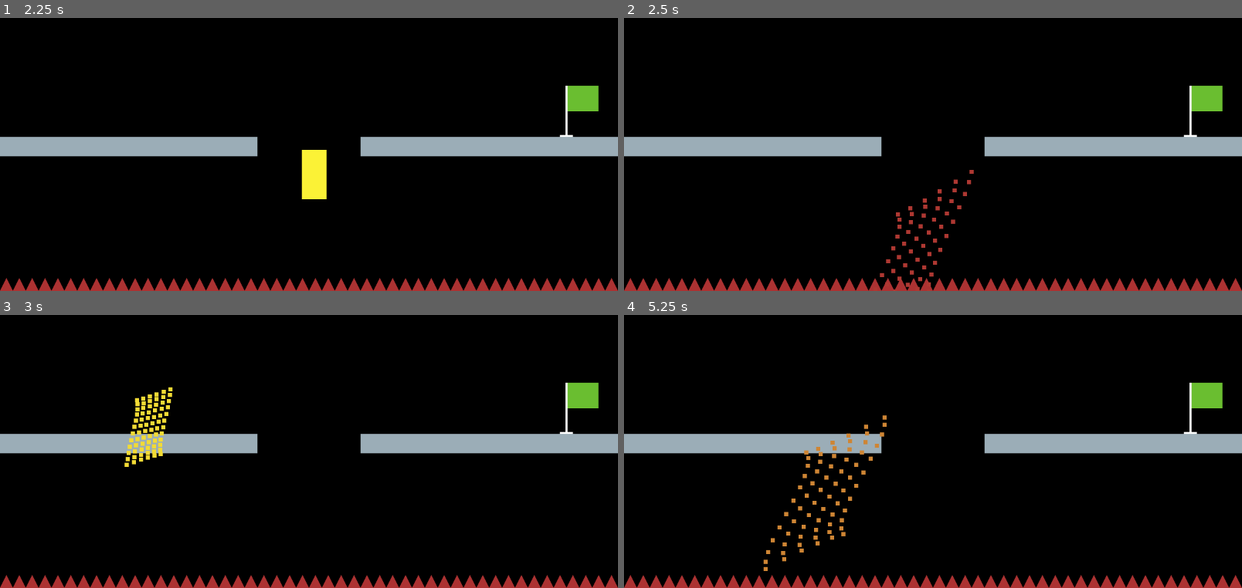
Above: before the commit, frames 1-4 (two rows, left to right).
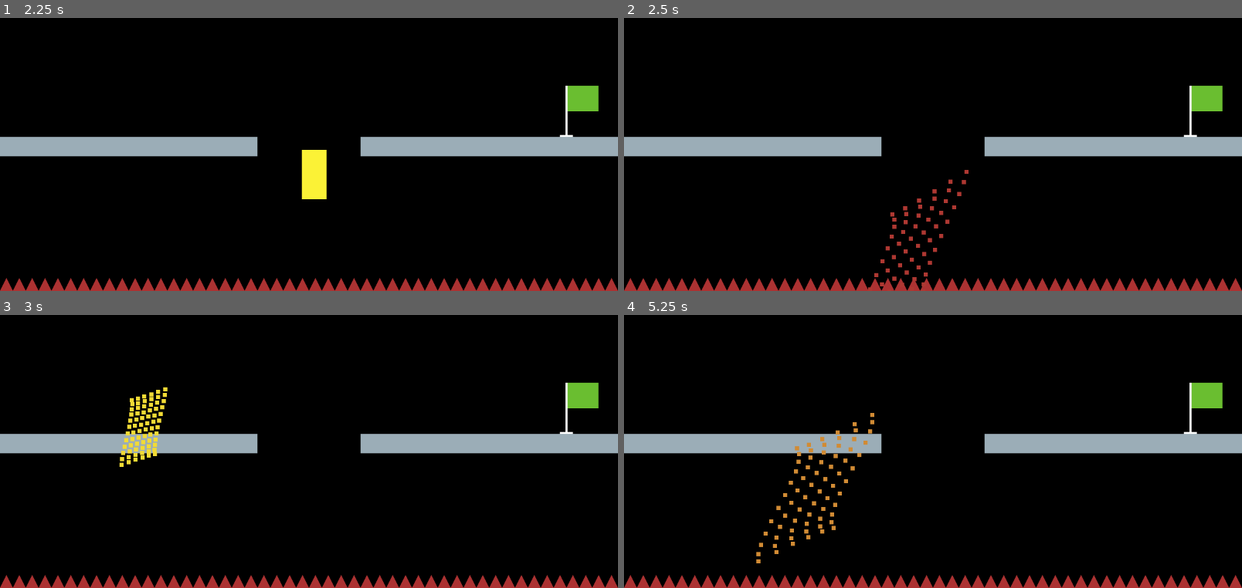
Above: after the commit, the same moments.

Repository: Julian-Vos/out-of-the-box
Game: Godot game, scene res://scenes/game.tscn
Two runs of this game, one before a commit and one after it. Both use one fixed random seed, a clock stepped at 60 frames per second and the inputs below.
Inputs:
- Up to frame 1 (2.25 s): tap Enter at 0.5 s; hold W (up) 0.53-1.28 s; hold D (right) 0.53-2.03 s; tap W (up) at 1.35, 1.52, 1.82 s; hold A (left) from 2.03 s (still down); hold W (up) from 2.03 s (still down)
- Up to frame 2 (2.5 s): keep holding A (left); keep holding W (up)
- Up to frame 3 (3 s): release A (left) at 2.78 s; release W (up) at 2.78 s; hold D (right) from 2.78 s (still down); tap W (up) at 2.85 s
- Up to frame 4 (5.25 s): tap W (up) at 3.02, 3.32, 4.35, 4.52, 4.82 s; hold W (up) 3.53-4.28 s; release D (right) at 4.28 s; hold A (left) 4.28-5.03 s; hold D (right) from 5.03 s (still down); hold W (up) from 5.03 s (still down)

Frame 1 is identical in both runs. In frame 2, 1.2% of the frame differs, in the area x 39-57%, y 55-100%; in frame 3, 1.1%; in frame 4, 1.4%, in the area x 21-43%, y 35-94%.

Commit message:
Add a UI and trigger its transitions

Diff:
--- a/scenes/flag.tscn
+++ b/scenes/flag.tscn
@@ -1,6 +1,7 @@
-[gd_scene load_steps=3 format=3 uid="uid://dt1urdqquloku"]
+[gd_scene load_steps=4 format=3 uid="uid://dt1urdqquloku"]
 
-[ext_resource type="Texture2D" uid="uid://cad0x7k3pcvdq" path="res://assets/flag.png" id="1_4wd36"]
+[ext_resource type="Texture2D" uid="uid://cad0x7k3pcvdq" path="res://textures/flag.png" id="1_4wd36"]
+[ext_resource type="Script" path="res://scripts/flag.gd" id="1_rckuv"]
 
 [sub_resource type="RectangleShape2D" id="RectangleShape2D_ugktr"]
 size = Vector2(129, 200)
@@ -9,6 +10,7 @@
 collision_layer = 0
 input_pickable = false
 monitorable = false
+script = ExtResource("1_rckuv")
 
 [node name="Sprite2D" type="Sprite2D" parent="."]
 texture = ExtResource("1_4wd36")
@@ -16,3 +18,5 @@
 [node name="CollisionShape2D" type="CollisionShape2D" parent="."]
 position = Vector2(10.5, 0)
 shape = SubResource("RectangleShape2D_ugktr")
+
+[connection signal="area_entered" from="." to="." method="_on_area_entered"]
--- a/scenes/game.tscn
+++ b/scenes/game.tscn
@@ -1,7 +1,8 @@
-[gd_scene load_steps=6 format=4 uid="uid://qfqv8l66bf1x"]
+[gd_scene load_steps=7 format=4 uid="uid://qfqv8l66bf1x"]
 
 [ext_resource type="PackedScene" uid="uid://bnhay2ki87805" path="res://scenes/player.tscn" id="1_3hpyh"]
-[ext_resource type="Texture2D" uid="uid://cwgf0ognnorpp" path="res://assets/tile_set.png" id="1_fgc1j"]
+[ext_resource type="Texture2D" uid="uid://cwgf0ognnorpp" path="res://textures/tile_set.png" id="1_fgc1j"]
+[ext_resource type="PackedScene" uid="uid://dka32tacd58b4" path="res://scenes/ui.tscn" id="1_ukilk"]
 [ext_resource type="PackedScene" uid="uid://dt1urdqquloku" path="res://scenes/flag.tscn" id="2_vwcca"]
 
 [sub_resource type="TileSetAtlasSource" id="TileSetAtlasSource_bn57i"]
@@ -24,6 +25,9 @@
 
 [node name="Game" type="Node"]
 
+[node name="UI" parent="." instance=ExtResource("1_ukilk")]
+visible = false
+
 [node name="TileMapLayer" type="TileMapLayer" parent="."]
 tile_map_data = PackedByteArray("AAAPAAIAAAAAAAAAAAAOAAIAAAAAAAAAAAANAAIAAAAAAAAAAAAMAAIAAAAAAAAAAAALAAIAAAAAAAAAAAAKAA …(1328 unchanged characters)…
 tile_set = SubResource("TileSet_xqxw7")
--- a/scenes/player.tscn
+++ b/scenes/player.tscn
@@ -1,6 +1,6 @@
 [gd_scene load_steps=6 format=3 uid="uid://bnhay2ki87805"]
 
-[ext_resource type="Texture2D" uid="uid://dnbdesniuek58" path="res://assets/player.png" id="1_6nqvj"]
+[ext_resource type="Texture2D" uid="uid://dnbdesniuek58" path="res://textures/player.png" id="1_6nqvj"]
 [ext_resource type="Script" path="res://scripts/player.gd" id="1_ldqgh"]
 [ext_resource type="PackedScene" uid="uid://dtvceymbo88e" path="res://scenes/player_fragments.tscn" id="3_c1gwo"]
 
--- /dev/null
+++ b/scenes/ui.tscn
@@ -0,0 +1,58 @@
+[gd_scene load_steps=6 format=3 uid="uid://dka32tacd58b4"]
+
+[ext_resource type="Script" path="res://scripts/ui.gd" id="1_56xpi"]
+[ext_resource type="FontFile" uid="uid://hhvxnthsfu4f" path="res://fonts/SourceCodePro-Light.otf" id="1_ulddr"]
+[ext_resource type="Texture2D" uid="uid://j8btu6b1hwsk" path="res://textures/retry_icon.png" id="2_0i0l1"]
+
+[sub_resource type="InputEventKey" id="InputEventKey_dqvdi"]
+device = -1
+keycode = 4194309
+
+[sub_resource type="Shortcut" id="Shortcut_8w3jo"]
+events = [SubResource("InputEventKey_dqvdi")]
+
+[node name="UI" type="CanvasLayer"]
+script = ExtResource("1_56xpi")
+
+[node name="ColorRect" type="ColorRect" parent="."]
+anchors_preset = 15
+anchor_right = 1.0
+anchor_bottom = 1.0
+grow_horizontal = 2
+grow_vertical = 2
+color = Color(0, 0, 0, 1)
+
+[node name="VBoxContainer" type="VBoxContainer" parent="."]
+anchors_preset = 8
+anchor_left = 0.5
+anchor_top = 0.5
+anchor_right = 0.5
+anchor_bottom = 0.5
+offset_left = -153.5
+offset_top = -40.5
+offset_right = 153.5
+offset_bottom = 40.5
+grow_horizontal = 2
+grow_vertical = 2
+theme_override_constants/separation = 50
+
+[node name="Label" type="Label" parent="VBoxContainer"]
+layout_mode = 2
+theme_override_fonts/font = ExtResource("1_ulddr")
+theme_override_font_sizes/font_size = 75
+text = "You won!"
+
+[node name="Button" type="Button" parent="VBoxContainer"]
+layout_mode = 2
+size_flags_horizontal = 4
+mouse_default_cursor_shape = 2
+theme_override_constants/h_separation = 32
+theme_override_constants/icon_max_width = 64
+theme_override_fonts/font = ExtResource("1_ulddr")
+theme_override_font_sizes/font_size = 50
+shortcut = SubResource("Shortcut_8w3jo")
+shortcut_in_tooltip = false
+text = "Retry"
+icon = ExtResource("2_0i0l1")
+
+[connection signal="pressed" from="VBoxContainer/Button" to="." method="_on_button_pressed"]
--- /dev/null
+++ b/scripts/flag.gd
@@ -0,0 +1,6 @@
+extends Area2D
+
+func _on_area_entered(area):
+	area.get_parent().enabled = false
+
+	$'../UI'.animate(position + Vector2(10.5, -50))
--- a/scripts/player.gd
+++ b/scripts/player.gd
@@ -3,19 +3,20 @@
 const ACCELERATION_PER_SECOND = 5000
 const MAX_SPEED_PER_SECOND = 500
 const GRAVITY_PER_SECOND = 3750
-const COYOTE_MILLISECONDS = 100
+const COYOTE_MILLISECONDS = 75
 const JUMP_STRENGTH = 1350
 
+var enabled = true
 var fell_at
 
 func _physics_process(delta):
-	if Input.is_action_pressed('left'):
+	if enabled && Input.is_action_pressed('left'):
 		velocity.x -= ACCELERATION_PER_SECOND * delta
 
-	if Input.is_action_pressed('right'):
+	if enabled && Input.is_action_pressed('right'):
 		velocity.x += ACCELERATION_PER_SECOND * delta
 
-	if Input.is_action_pressed('left') || Input.is_action_pressed('right'):
+	if enabled && (Input.is_action_pressed('left') || Input.is_action_pressed('right')):
 		velocity.x = clamp(velocity.x, -MAX_SPEED_PER_SECOND, MAX_SPEED_PER_SECOND)
 	else:
 		velocity.x -= min(ACCELERATION_PER_SECOND * delta, abs(velocity.x)) * sign(velocity.x)
@@ -31,7 +32,7 @@
 
 		velocity.y += GRAVITY_PER_SECOND * delta
 
-	if Input.is_action_pressed('up'):
+	if enabled && Input.is_action_pressed('up'):
 		if fell_at == null || Time.get_ticks_msec() - fell_at < COYOTE_MILLISECONDS:
 			fell_at = 0
 
@@ -46,19 +47,16 @@
 	position.x = -700
 	position.y = 4
 
+	enabled = false
+
+	$Sprite2D.visible = false
+	$PlayerFragments.visible = true
+
 	$PlayerFragments.animate(
+		velocity.length() / 500,
 		func():
+			enabled = true
+
+			$Sprite2D.visible = true
 			$PlayerFragments.visible = false
-			$Sprite2D.visible = true
-
-			set_physics_process(true),
-		velocity.length()
 	)
-
-	$PlayerFragments.visible = true
-	$Sprite2D.visible = false
-
-	set_physics_process(false)
-
-	velocity.x = 0
-	velocity.y = 0
--- a/scripts/player_fragments.gd
+++ b/scripts/player_fragments.gd
@@ -1,36 +1,27 @@
 extends Node2D
 
+const HALF_DIAGONAL_LENGTH = sqrt(48 ** 2 + 96 ** 2)
+const YELLOW = Color8(251, 242, 54)
 const RED = Color8(172, 50, 50)
-const YELLOW = Color8(251, 242, 54)
-const HALF_DIAGONAL_LENGTH = sqrt(48 ** 2 + 96 ** 2)
 
 func _ready():
 	for c in 6:
 		for r in 12:
 			var sprite = Sprite2D.new()
 
-			sprite.texture = preload('res://assets/player_fragment.png')
+			sprite.texture = preload('res://textures/player_fragment.png')
 			sprite.position.x = c * 16 - 40
 			sprite.position.y = r * 16 - 88
 
 			add_child(sprite)
 
-func animate(on_finished, speed):
-	modulate = RED
-
-	var tween = create_tween().set_trans(Tween.TRANS_SINE).set_ease(Tween.EASE_IN)
-
-	tween.tween_property(self, 'modulate', YELLOW, 0.65)
-	tween.parallel()
-	tween.tween_property(self, 'position', Vector2.ZERO, 0.65)
-	tween.tween_callback(on_finished)
-
+func animate(speed, on_finished):
 	var children_tween = create_tween().set_trans(Tween.TRANS_SINE).set_ease(Tween.EASE_OUT)
 
 	for child in get_children():
 		var closest_point_h = Geometry2D.get_closest_point_to_segment_uncapped(child.position, Vector2.ZERO, position)
 		var closest_point_v = Geometry2D.get_closest_point_to_segment_uncapped(child.position, Vector2.ZERO, position.rotated(PI / 2))
-		var offset_h = (child.position - closest_point_h) * sin((1 - closest_point_h.length() / HALF_DIAGONAL_LENGTH) * PI / 2) * speed / 500
+		var offset_h = (child.position - closest_point_h) * sin((1 - closest_point_h.length() / HALF_DIAGONAL_LENGTH) * PI / 2) * speed
 		var offset_v = (child.position - closest_point_v) * 1.05
 
 		children_tween.parallel()
@@ -41,3 +32,10 @@
 	for child in get_children():
 		children_tween.tween_property(child, 'offset', Vector2.ZERO, 0.45)
 		children_tween.parallel()
+
+	var tween = create_tween().set_trans(Tween.TRANS_SINE).set_ease(Tween.EASE_IN)
+
+	tween.tween_property(self, 'modulate', YELLOW, 0.65).from(RED)
+	tween.parallel()
+	tween.tween_property(self, 'position', Vector2.ZERO, 0.65)
+	tween.tween_callback(on_finished)
--- /dev/null
+++ b/scripts/ui.gd
@@ -0,0 +1,33 @@
+extends CanvasLayer
+
+@onready var player = $'../Player'
+
+func animate(position):
+	if visible:
+		return
+
+	visible = true
+
+	var tween = create_tween().set_trans(Tween.TRANS_SINE).set_ease(Tween.EASE_OUT).set_parallel(true)
+	var anchor_origin = get_viewport().canvas_transform * position / get_viewport().get_visible_rect().size
+
+	tween.tween_property($ColorRect, 'anchor_left', 0, 0.65).from(anchor_origin.x)
+	tween.tween_property($ColorRect, 'anchor_top', 0, 0.65).from(anchor_origin.y)
+	tween.tween_property($ColorRect, 'anchor_right', 1, 0.65).from(anchor_origin.x)
+	tween.tween_property($ColorRect, 'anchor_bottom', 1, 0.65).from(anchor_origin.y)
+	tween.tween_property($ColorRect, 'modulate:a', 1, 0.65).from(0.5)
+
+	$VBoxContainer.visible = true
+
+func _on_button_pressed():
+	$VBoxContainer.visible = false
+
+	var tween = create_tween().set_trans(Tween.TRANS_SINE).set_ease(Tween.EASE_IN)
+
+	tween.tween_property($ColorRect, 'modulate:a', 0, 0.35)
+	tween.tween_callback(func(): visible = false)
+
+	player.position.x = -700
+	player.position.y = 4
+
+	player.enabled = true
Binary file added: fonts/SourceCodePro-Light.otf
Not shown, added: fonts/SourceCodePro-Light.otf.import
Renamed: assets/flag.png -> textures/flag.png
Not shown, changed: textures/flag.png.import
Renamed: assets/player.png -> textures/player.png
Not shown, changed: textures/player.png.import
Renamed: assets/player_fragment.png -> textures/player_fragment.png
Not shown, added: textures/player_fragment.png.import
Binary file added: textures/retry_icon.png
Not shown, changed: textures/retry_icon.png.import
Renamed: assets/tile_set.png -> textures/tile_set.png
Not shown, changed: textures/tile_set.png.import
